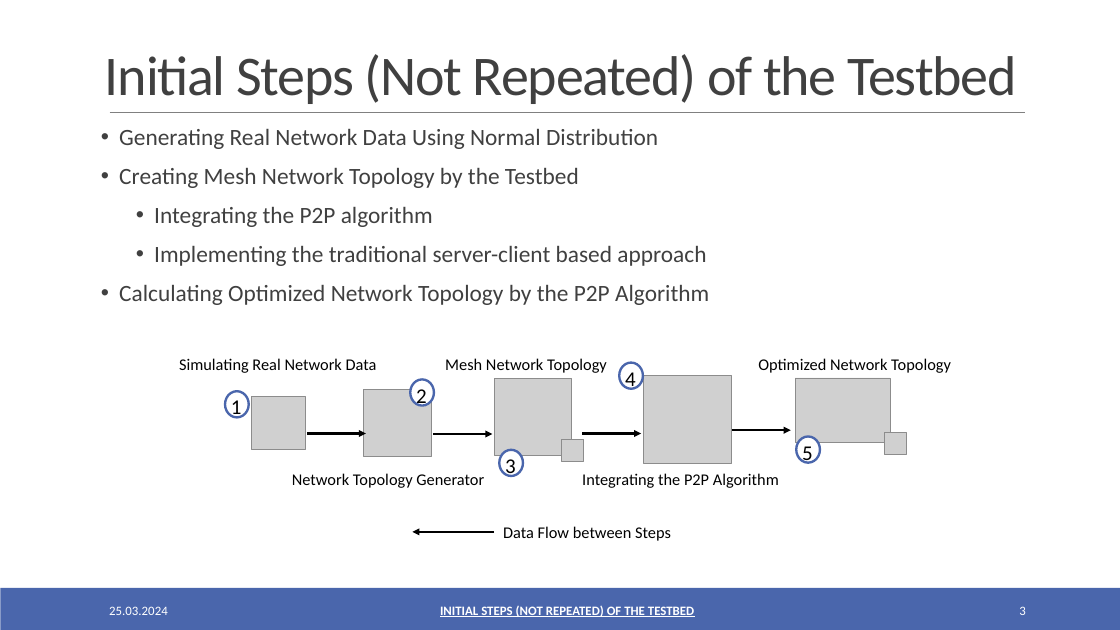
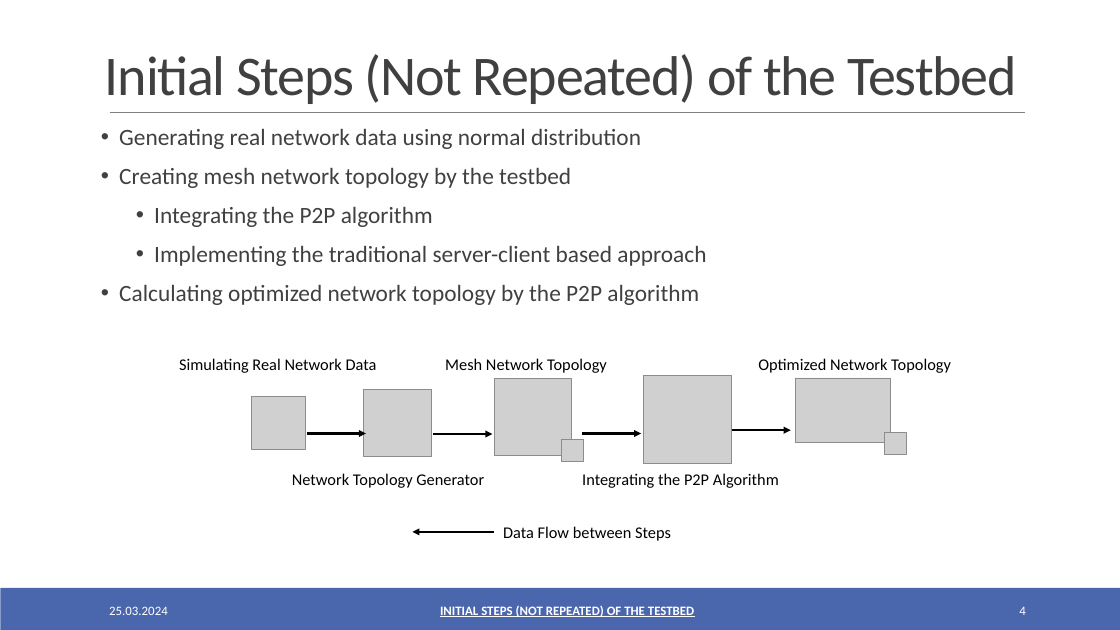
Before and after one commit to oezcankaraca/abschlussvortrag, a slide deck: slide 4 of Abschlussvortrag.pptx (slide 3 before the commit). Drawn at 1120x630 pixels with LibreOffice and Linux fonts; fonts in the diff are those of the drawing; grey boxes stand for pictures. Boxes give left, top, right and bottom in pixels: in the first picture for what was removed or moved away, otherwise in the second. Text is boxed around its words. In the diff, an @@ line names an element or a change of style, - is before the commit and + after.

```diff
--- a/Abschlussvortrag.pptx
+++ b/Abschlussvortrag.pptx
@@ text at bbox=[119, 129, 641, 188]: text changed @@
-• Generating Real Network Data Using Normal Distribution
-• Creating Mesh Network Topology by the Testbed
+• Generating real network data using normal distribution
+• Creating mesh network topology by the testbed
@@ text at bbox=[119, 285, 699, 305]: text changed @@
-• Calculating Optimized Network Topology by the P2P Algorithm
+• Calculating optimized network topology by the P2P algorithm
@@ ellipse removed at bbox=[410, 380, 434, 406] @@
@@ text removed at bbox=[416, 389, 427, 409] @@
-2
@@ ellipse removed at bbox=[619, 363, 643, 389] @@
@@ ellipse removed at bbox=[225, 392, 249, 418] @@
@@ text removed at bbox=[231, 400, 242, 419] @@
-1
@@ ellipse removed at bbox=[797, 437, 820, 463] @@
@@ text removed at bbox=[802, 446, 813, 464] @@
-5
@@ ellipse removed at bbox=[499, 450, 523, 476] @@
@@ text removed at bbox=[505, 459, 516, 477] @@
-3
@@ page number: place and size @@
-page number at bbox=[625, 372, 636, 390]
+page number at bbox=[1019, 607, 1025, 615]
@@ page number at bbox=[1019, 607, 1025, 615]: size 18 to 11 pt, text colour #000000 to #FFFFFF; alignment centre to right; vertical alignment top to middle @@
@@ page number removed at bbox=[1019, 606, 1025, 615] @@
-3
```
Also in this commit, not shown: 17 other slides changed, 2 slides added, 2 other files.
